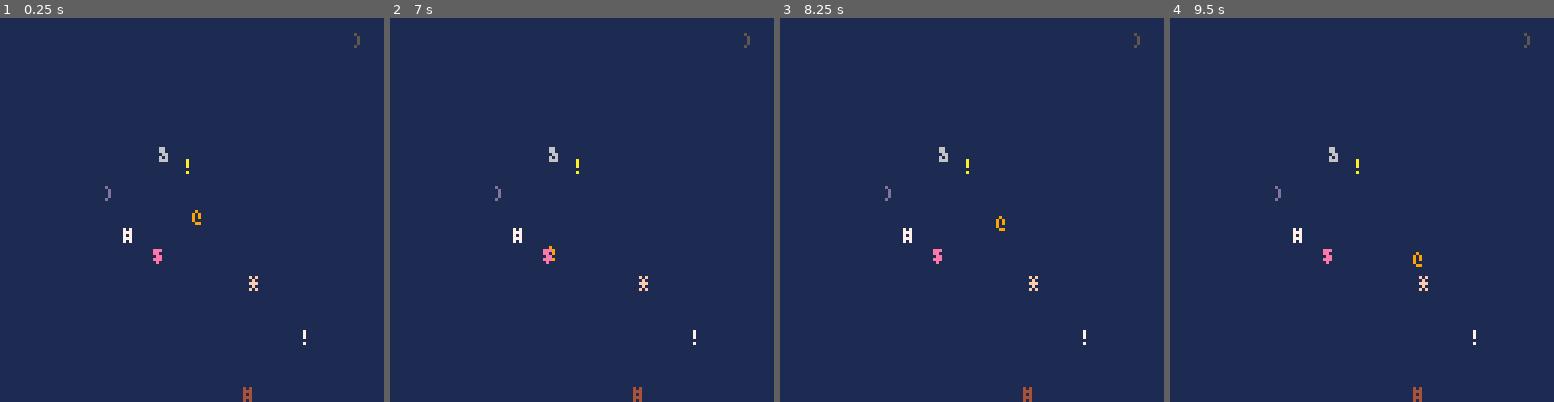
Above: before the commit, frames 1-4 (left to right).
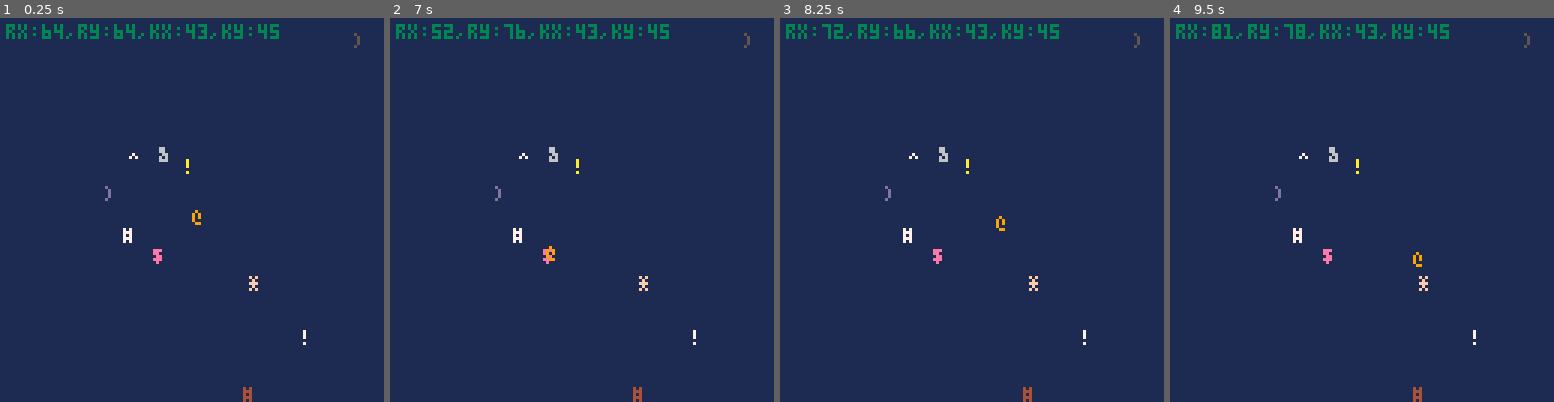
Above: after the commit, the same moments.

Repository: jmahoney/rfk-pico8
Game: PICO-8 cartridge rfk.p8
The game is run twice, just before and just after one commit, with the same random seed, the same clock (stepped at 60 frames per second) and the same inputs.
Inputs:
- Up to frame 1 (0.25 s): no input
- Up to frame 2 (7 s): hold Left 1.97-2.37 s; hold Down 2.42-2.82 s; hold Right 2.87-3.53 s; hold Up 3.58-4.08 s; hold Right 4.13-4.53 s; hold Down 4.58-5.08 s; hold Left 5.13-5.8 s; hold Up 5.85-6.18 s; hold Left 6.23-6.63 s; hold Down from 6.68 s (still down)
- Up to frame 3 (8.25 s): release Down at 7.08 s; hold Right 7.13-7.8 s; hold Up from 7.85 s (still down)
- Up to frame 4 (9.5 s): release Up at 8.35 s; hold Right 8.4-8.8 s; hold Down 8.85-9.35 s; hold Left from 9.4 s (still down)

The runs differ from the first frame. In frame 1, 1.1% of the frame differs, in the area x 1-73%, y 1-37%; in frame 2, 1.1%, in the area x 1-73%, y 1-64%; in frame 3, 1.1%; in frame 4, 1.1%.

Commit message:
qSFX, collision detection

Diff:
--- a/rfk.p8
+++ b/rfk.p8
@@ -3,9 +3,13 @@
 __lua__
 --- robot finds kitten
 function _init()
+    debug = true
+
+    sfx_timer = 0
+
     success_message = "you found kittem! good robot!"
 
-    descriptions = {
+    non_kitten_items = {
         "it's an empty box",
         "it's an broken crt monitor",
         "you found a dog",
@@ -15,7 +19,15 @@
         "she is not a committee",
         "a bag of oranges. you're allergic",
         "underwear. 2 pair.",
-        "it's the 1977 greatest hits compilation\n'double platinum'\nby the rock band kiss"
+        "it's the 1977 greatest hits compilation\n'double platinum'\nby the rock band kiss",
+        "\"i pity the fool who mistakes me for kitten!\", sez mr. t.",
+        "a macguffin",
+        "the president of the united states",
+        "the ambassador to the federated states of micronesia",
+        "a topographical map of the south island of new zealand",
+        "a discarded can of fizz",
+        "seventeen goonies bubblegum cards",
+        "a thing your aunt gave you which you don't know what it is",
     }
 
     item_glyphs = {"!","#","$","%","^","&","*","(",")"}
@@ -23,6 +35,9 @@
     robot_color = 9
     checked_item_color = 12
     background_color = 1
+
+    found_non_kittem_item = false
+    found_kitten = false
 
     max_x = 125
     max_y = 123
@@ -36,6 +51,108 @@
 
     items = {}
     foreach(item_glyphs, create_item)
+
+    kitten = create_kitten()
+    add(items, kitten)
+end
+
+function _update()
+
+    if (found_non_kittem_item) then
+
+    elseif (found_kitten) then
+
+    else
+        move_robot()
+        check_collision()
+    end
+
+    if sfx_timer>0 then
+	    sfx_timer-=1
+	end
+end
+
+function _draw()
+    rectfill(0,0,127,127,background_color)
+    foreach(items, draw_item)
+    draw_robot()
+
+    if (debug) then draw_debug() end
+end
+
+function check_collision()
+    if robot.x == kitten.x and robot.y == kitten.y then
+        found_kitten = true
+        return
+    end
+
+    for i in all(items) do
+        if i.x == robot.x and i.y == robot.y then
+            found_non_kittem_item = true
+            return
+        end
+    end
+end
+
+function create_item()
+    local item = {}
+    local coords = pick_coords()
+    item["checked"] = false;
+    item["is_kitten"] = false;
+    item["x"] = coords.x
+    item["y"] = coords.y
+    item["glyph"] = item_glyphs[flr(rnd(#item_glyphs))+1]
+    item["color"] = random_color()
+    add(items, item)
+end
+
+function create_kitten()
+    local kitten = {}
+    local coords = pick_coords()
+    kitten["is_kitten"] = true;
+    kitten["x"] = coords.x
+    kitten["y"] = coords.y
+    kitten["glyph"] = item_glyphs[flr(rnd(#item_glyphs))+1]
+    kitten["color"] = random_color()
+    return kitten
+end
+
+function draw_debug()
+    local msg = "rx:"..robot.x..",ry:"..robot.y..",kx:"..kitten.x..",ky:"..kitten.y
+    print(msg, 2,2, 3);
+end
+
+function draw_item(item)
+    local color = item.color
+    if item.checked then color = checked_item_color end
+    print(item.glyph, item.x, item.y, color)
+end
+
+function draw_robot()
+    print(robot.glyph, robot.x, robot.y, robot_color)
+end
+
+function move_robot()
+
+    if btn(0) or btn(1) or btn(2) or btn(3) then
+        psfx(0)
+        if sfx_timer <= 0 then
+            sfx_timer = 20
+        end
+    end
+
+    if btn(0) then
+        if robot.x>1 then robot.x=robot.x-1 end
+    end
+    if btn(1) then
+        if robot.x<max_x then robot.x=robot.x+1 end
+    end
+    if (btn(2)) then
+        if robot.y>1 then robot.y=robot.y-1 end
+    end
+    if btn(3) then
+        if robot.y<max_y then robot.y=robot.y+1 end
+    end
 end
 
 function pick_coords()
@@ -56,39 +173,9 @@
     return coords
 end
 
-function draw_robot()
-    print(robot.glyph, robot.x, robot.y, robot_color)
-end
-
-function draw_item(item)
-    local color = item.color
-    if item.checked then color = checked_item_color end
-    print(item.glyph, item.x, item.y, color)
-end
-
-function create_item()
-    local item = {}
-    local coords = pick_coords()
-    item["checked"] = false;
-    item["x"] = coords.x
-    item["y"] = coords.y
-    item["glyph"] = item_glyphs[flr(rnd(#item_glyphs))+1]
-    item["color"] = random_color()
-    add(items, item)
-end
-
-function move_robot()
-    if (btn(0)) then
-        if (robot.x>1) then robot.x=robot.x-1 end
-    end
-    if (btn(1)) then
-        if (robot.x<max_x) then robot.x=robot.x+1 end
-    end
-    if (btn(2)) then
-        if (robot.y>1) then robot.y=robot.y-1 end
-    end
-    if (btn(3)) then
-        if (robot.y<max_y) then robot.y=robot.y+1 end
+function psfx(num)
+    if sfx_timer <= 0 then
+        sfx(num)
     end
 end
 
@@ -101,22 +188,7 @@
     end
 end
 
-function _update()
-    move_robot()
-end
 
-function _draw()
-    rectfill(0,0,127,127,background_color)
-    draw_robot()
-    foreach(items, draw_item)
-end
 
-__gfx__
-000000007777777777777777eeeeeeee000000000000000000000000000000000000000000000000000000000000000000000000000000000000000000000000
-00000000799999977dddddd7e777777e000000000000000000000000000000000000000000000000000000000000000000000000000000000000000000000000
-00700700799999977dddddd7e777777e000000000000000000000000000000000000000000000000000000000000000000000000000000000000000000000000
-000770007777777777777777eeeeeeee000000000000000000000000000000000000000000000000000000000000000000000000000000000000000000000000
-00077000799999977dddddd7e777777e000000000000000000000000000000000000000000000000000000000000000000000000000000000000000000000000
-00700700799999977dddddd7e777777e000000000000000000000000000000000000000000000000000000000000000000000000000000000000000000000000
-00000000799999977dddddd7e777777e000000000000000000000000000000000000000000000000000000000000000000000000000000000000000000000000
-000000007777777777777777eeeeeeee000000000000000000000000000000000000000000000000000000000000000000000000000000000000000000000000
+
+
Not shown, changed: the sound effects (__sfx__) section of rfk.p8
Not shown, changed: CHANGELOG.md
